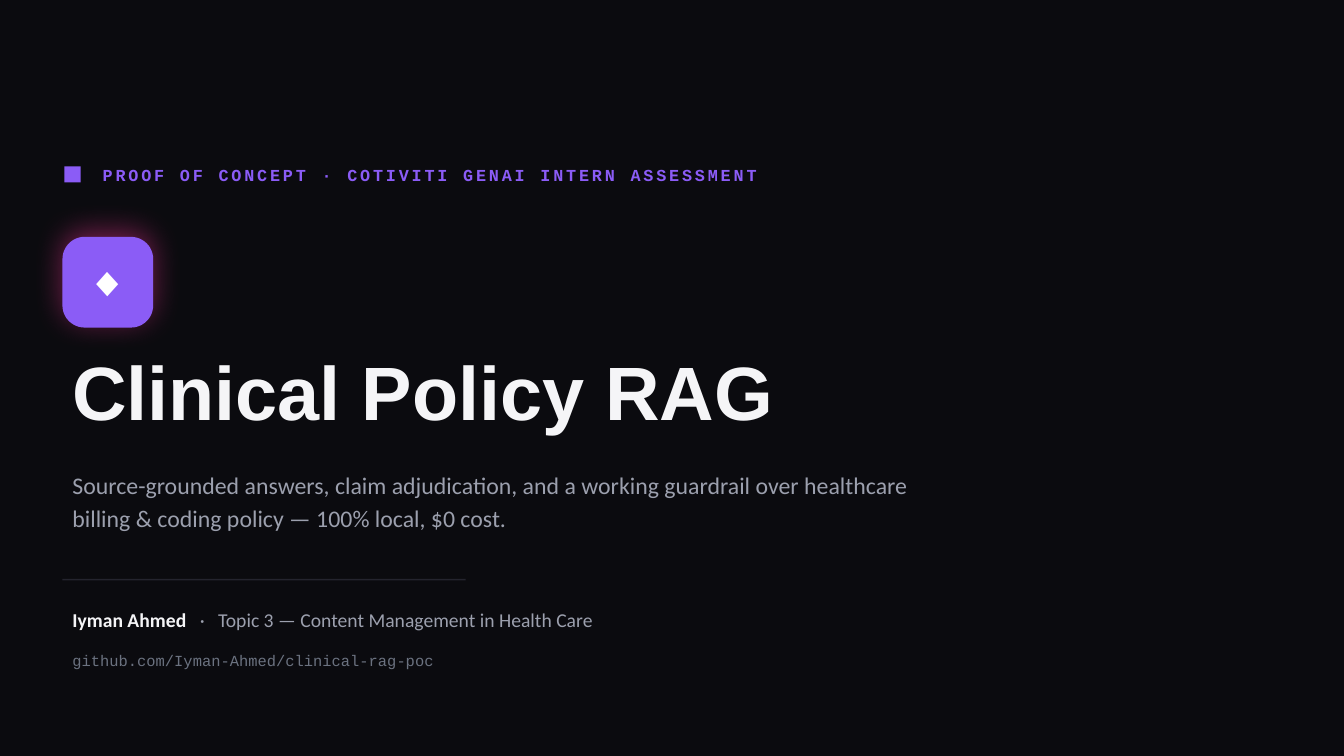
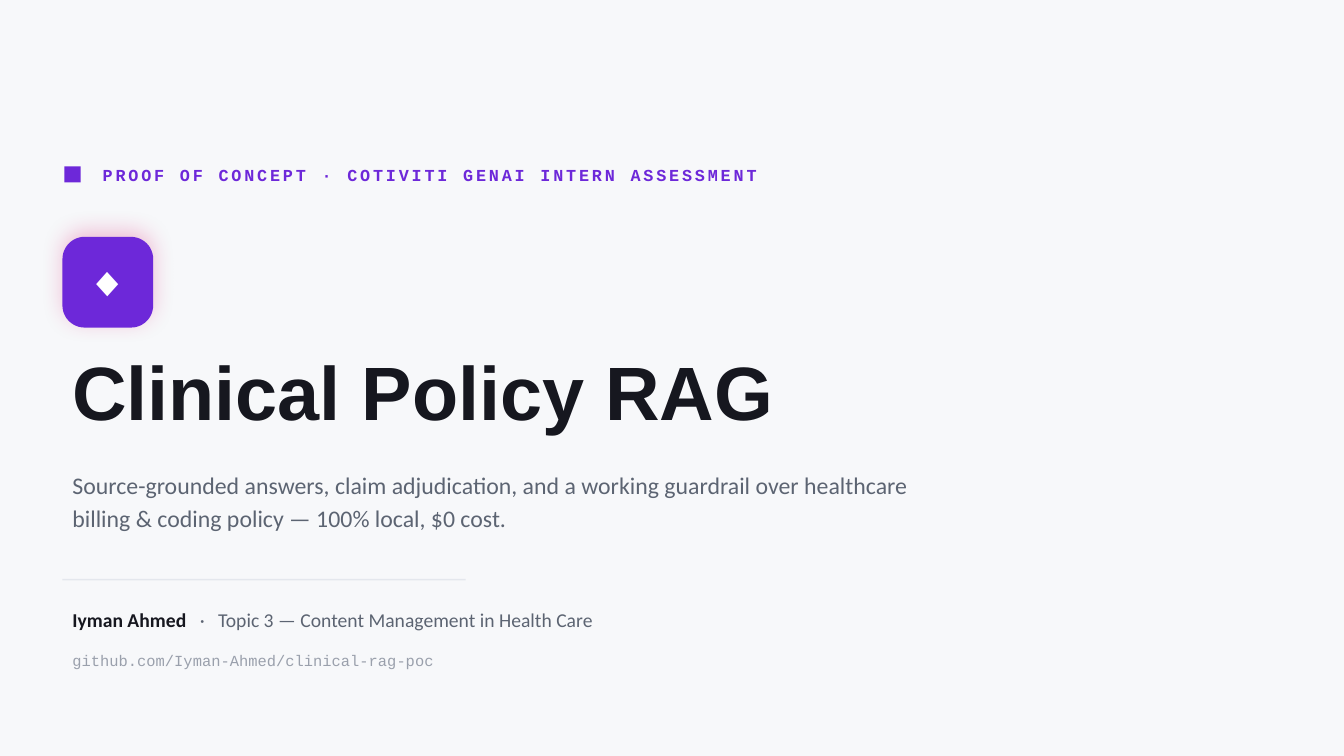
Before and after one commit to Iyman-Ahmed/clinical-rag-poc, a slide deck: slide 1 of presentation/Clinical_Policy_RAG.pptx. Drawn at 1344x756 pixels with LibreOffice and Linux fonts; fonts in the diff are those of the drawing. Boxes give left, top, right and bottom in pixels: in the first picture for what was removed or moved away, otherwise in the second. Text is boxed around its words. In the diff, an @@ line names an element or a change of style, - is before the commit and + after.

```diff
--- a/presentation/Clinical_Policy_RAG.pptx
+++ b/presentation/Clinical_Policy_RAG.pptx
@@ background #0B0B0F to #F7F8FA @@
@@ rectangle at (65, 166, 81, 182): fill #8B5CF6 to #6D28D9 @@
@@ text "PROOF OF CONCEPT · COTIVITI ..." at (103, 169, 757, 181): text colour #8B5CF6 to #6D28D9 @@
@@ rounded rectangle at (63, 237, 153, 328): fill #8B5CF6 to #6D28D9; shadow changed @@
@@ text "Clinical Policy RAG" at (72, 365, 773, 434): text colour #F5F5F7 to #16171F @@
@@ text "Source-grounded answers, claim adjudication, and ..." at (72, 477, 907, 531): text colour #9CA0AE to #5C6472 @@
@@ line (63, 580) - (466, 580): stroke #24242E 1 pt to #E4E7ED 1 pt @@
@@ text "Iyman Ahmed · Topic 3 ..." at (72, 613, 592, 631): text colour #F5F5F7 to #16171F in "Iyman Ahmed"; text colour #9CA0AE to #5C6472 in "· Topic 3 — Content Management in ..." @@
@@ text "github.com/Iyman-Ahmed/clinical-rag-poc" at (72, 655, 433, 669): text colour #6B7280 to #9AA0AC @@
```
Also in this commit, not shown: 14 other slides changed, 1 other file.
